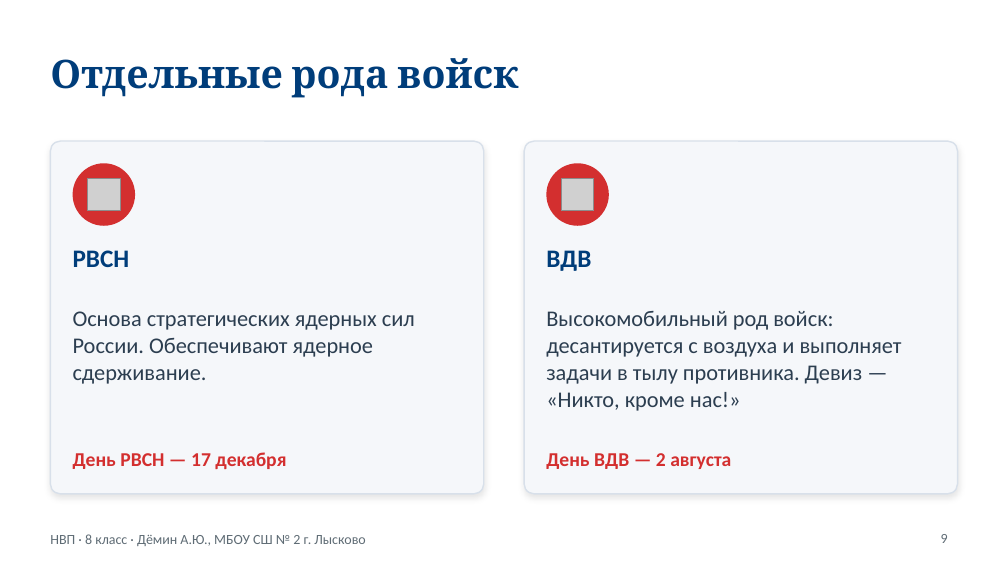
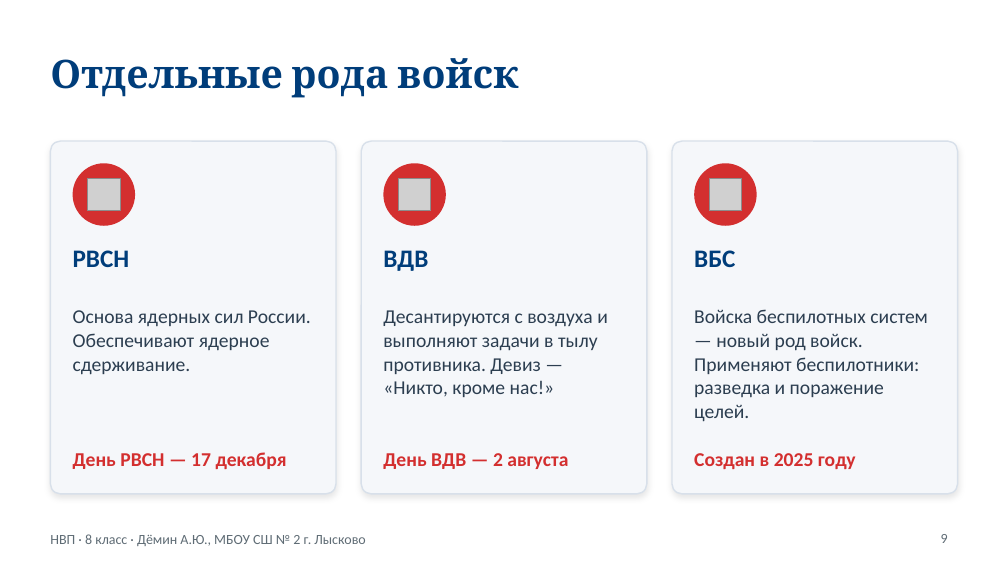
Before and after one commit to OBZR77/demin-obzr-site, a slide deck: slide 9 of files/prezentacii/nvp-8-vooruzhennye-sily.pptx. Drawn at 1008x567 pixels with LibreOffice and Linux fonts; fonts in the diff are those of the drawing; grey boxes stand for pictures. Boxes give left, top, right and bottom in pixels: in the first picture for what was removed or moved away, otherwise in the second. Text is boxed around its words. In the diff, an @@ line names an element or a change of style, - is before the commit and + after.

```diff
--- a/files/prezentacii/nvp-8-vooruzhennye-sily.pptx
+++ b/files/prezentacii/nvp-8-vooruzhennye-sily.pptx
@@ rounded rectangle: place and size @@
-rounded rectangle at bbox=[50, 141, 484, 494]
+rounded rectangle at bbox=[50, 141, 336, 494]
@@ rounded rectangle at bbox=[50, 141, 336, 494]: proportions changed @@
@@ rounded rectangle at bbox=[361, 141, 646, 494]: proportions changed @@
@@ rounded rectangle: place and size @@
-rounded rectangle at bbox=[524, 141, 958, 494]
+rounded rectangle at bbox=[361, 141, 646, 494]
@@ rounded rectangle added at bbox=[672, 141, 958, 494], fill #F5F7FA, outline #D8E0EA 1 pt @@
@@ ellipse: place and size @@
-ellipse at bbox=[546, 163, 609, 226]
+ellipse at bbox=[383, 163, 446, 226]
@@ picture: place and size @@
-picture at bbox=[561, 178, 594, 211]
+picture at bbox=[398, 178, 430, 211]
@@ ellipse added at bbox=[695, 163, 757, 226], fill #D32F2F @@
@@ picture added at bbox=[710, 178, 742, 211] @@
@@ text "ВДВ": place and size @@
-text "ВДВ" at bbox=[546, 250, 591, 271]
+text "ВДВ" at bbox=[383, 250, 428, 271]
@@ text added at bbox=[694, 250, 735, 267], 18 pt, text #003D7A, bold @@
+ВБС
@@ text at bbox=[73, 310, 311, 375]: text changed; size 16 to 14 pt @@
-Основа стратегических ядерных сил России. Обеспечивают ядерное сдерживание.
+Основа ядерных сил России. Обеспечивают ядерное сдерживание.
@@ text at bbox=[383, 310, 608, 397]: text changed; size 16 to 14 pt @@
-Высокомобильный род войск: десантируется с воздуха и выполняет задачи в тылу противника. Девиз — «Никто, кроме нас!»
+Десантируются с воздуха и выполняют задачи в тылу противника. Девиз — «Никто, кроме нас!»
@@ text added at bbox=[694, 309, 928, 422], 14 pt, text #2C3E50 @@
+Войска беспилотных систем — новый род войск. Применяют беспилотники: разведка и поражение целей.
@@ text "День ВДВ — 2 августа": place and size @@
-text "День ВДВ — 2 августа" at bbox=[546, 453, 731, 469]
+text "День ВДВ — 2 августа" at bbox=[383, 453, 568, 469]
@@ text added at bbox=[694, 453, 856, 469], 14 pt, text #D32F2F, bold @@
+Создан в 2025 году
```
Also in this commit, not shown: 4 other slides changed, 1 other file.
